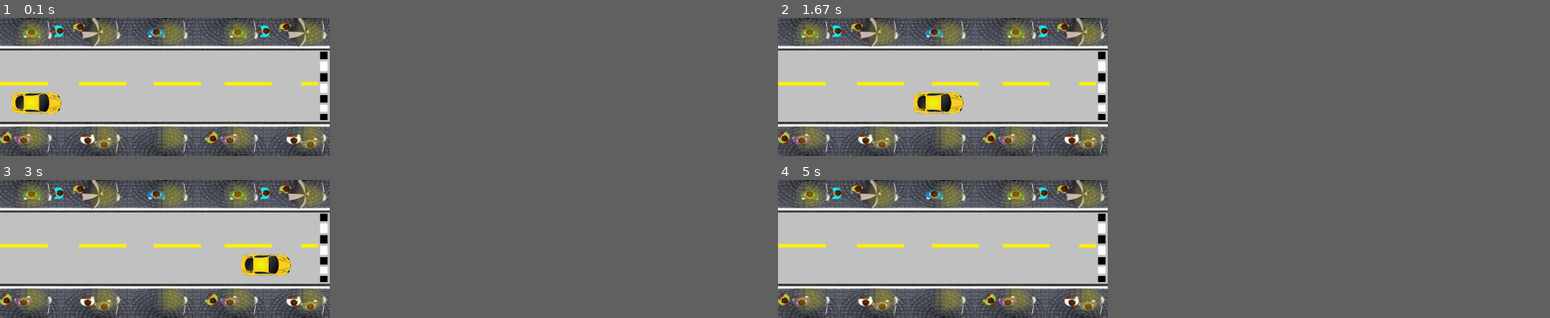
Above: before the commit, frames 1-4 (two rows, left to right).
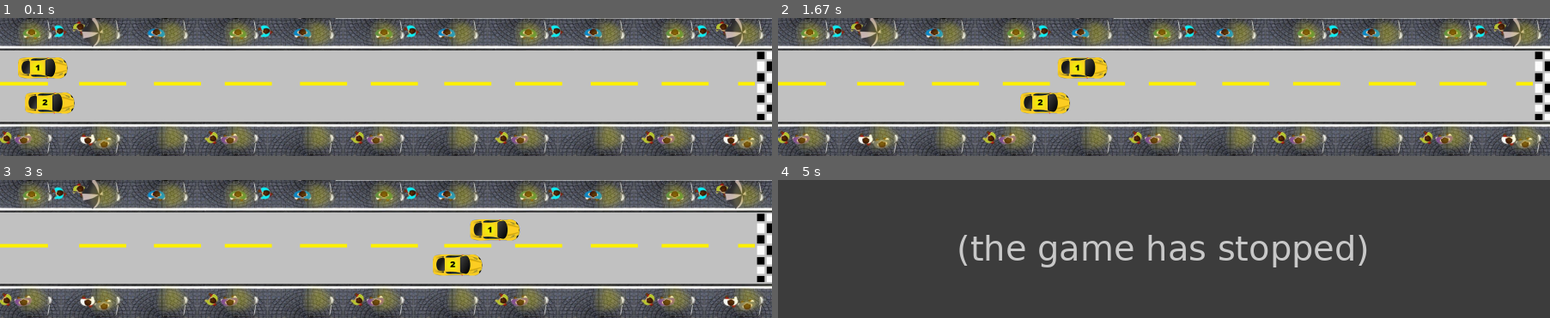
Above: after the commit, the same moments.

Repository: pardo2410/CarreraPyGame
Game: pygame game, started from main.py
The game is run twice, just before and just after one commit, with the same random seed, the same clock (stepped at 60 frames per second) and the same inputs.
Inputs:
- Up to frame 1 (0.1 s): no input
- Up to frame 2 (1.67 s): no input
- Up to frame 3 (3 s): no input
- Up to frame 4 (5 s): no input
In our replay, the window is 384x161 before the commit and 899x161 after it. These sizes can differ from the game's own. Grey fills any space a smaller window leaves; there, only what the larger window draws over its background counts as a difference.

The runs differ from the first frame. In frame 1, 33% of the frame differs, in the area x 1-100%, y 0-100%; in frame 2, 33%; in frame 3, 33%; in frame 4, 37%, in the area x 0-77%, y 0-100%.
After the commit the program exited at 4.93 s; later frames show no game.

Commit message:
Carrera terminada

Diff:
--- /dev/null
+++ b/TextBloab.py
@@ -0,0 +1,4 @@
+from textblob import TextBlob
+wiki = TextBlob("Python is a high-level, general-purpose programming language.")
+print(wiki.translate(to='es'))
+print(wiki.translate(to='nl'))
--- a/main.py
+++ b/main.py
@@ -1,5 +1,6 @@
 import pygame
 import sys
+import random
 
 class runner():
     pass
@@ -10,14 +11,16 @@
 
     def __init__(self):
 
-        self.__screen = pygame.display.set_mode((750, 315))
-        pygame.display.set_caption("Carrera de bichos")
+        self.__screen = pygame.display.set_mode((1755, 315))
+        pygame.display.set_caption("Gran Carrera")
         self.background = pygame.image.load("image/background.png")
 
         self.runner = pygame.image.load("image/smallball.png")
+        self.runner2 = pygame.image.load("image/smallball2.png")
 
     def competir(self):
         x = 0
+        y= 0
         ganador = False
         while True:
             #comprobacion de eventos
@@ -27,12 +30,22 @@
                     sys.exit()
             #Refrescar y renderizar la pantalla
             self.__screen.blit(self.background,(0,0))
-            self.__screen.blit(self.runner,(x,170))
+            self.__screen.blit(self.runner,(x,90))
+            self.__screen.blit(self.runner2,(y,170))
             pygame.display.flip()
 
-            x += 3
-            if x >= 250:
+            x += random.randint(1,10)
+            y += random.randint(1,10)
+            if x >= 1700 or y >= 1700:
                 ganador = True
+                if x>y:
+                    print('El ganador de la carrera es {}'.format('Runner 1'))
+                else:
+                    print('El ganador de la carrera es {}'.format('Runner 2'))
+                break
+
+
+
 
         pygame.quit()
         sys.exit()
Binary file changed: image/background.png
Binary file changed: image/smallball.png
Binary file added: image/smallball2.png
